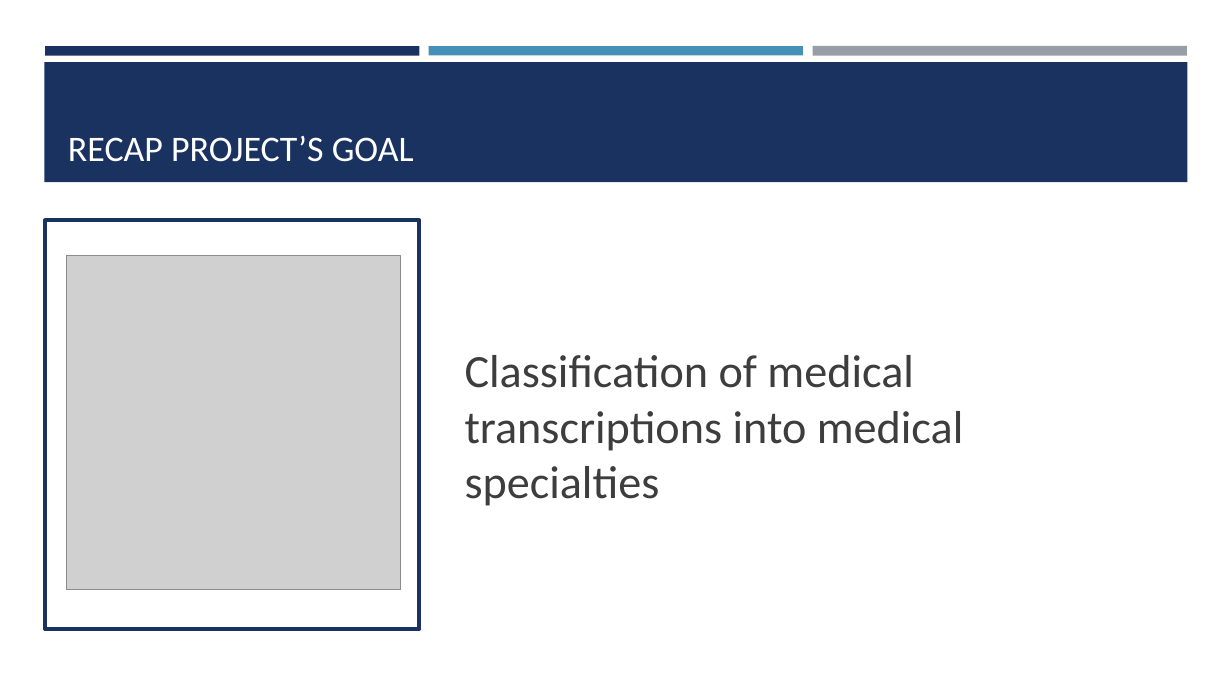
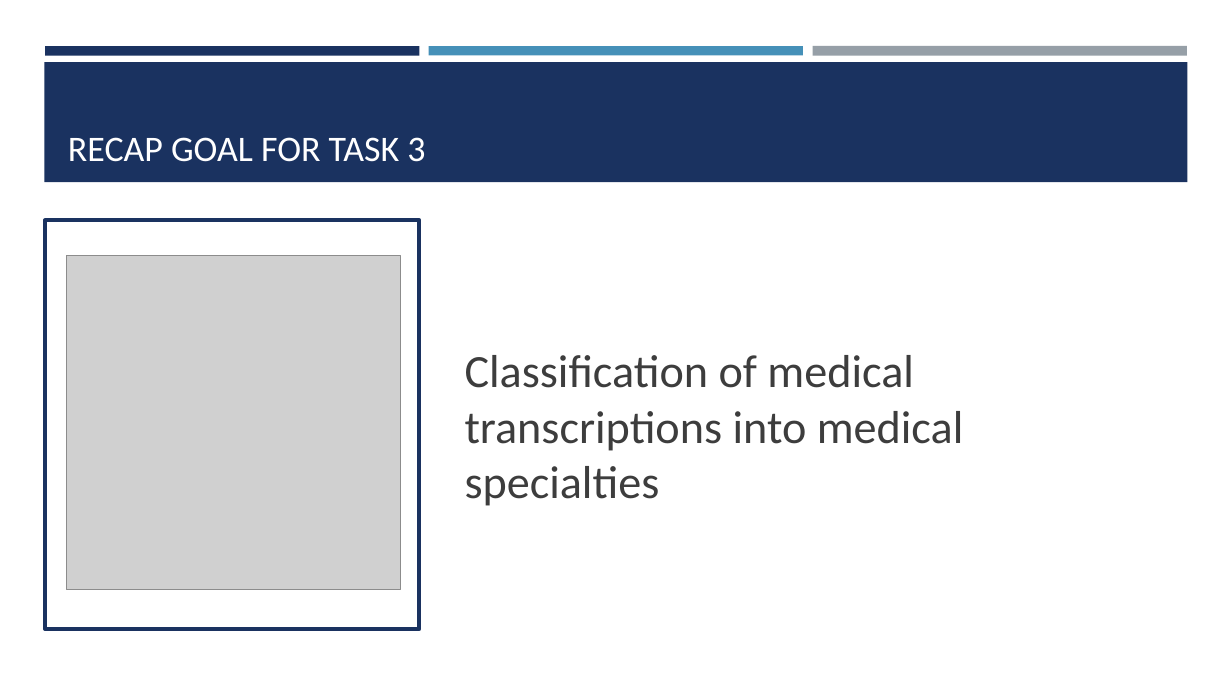
Before and after one commit to josefweibel/nlp-medical-project, a slide deck: slide 4 of presentations/Final Presentation.pptx (slide 3 before the commit). Drawn at 1232x693 pixels with LibreOffice and Linux fonts; fonts in the diff are those of the drawing; grey boxes stand for pictures. Boxes give left, top, right and bottom in pixels: in the first picture for what was removed or moved away, otherwise in the second. Text is boxed around its words. In the diff, an @@ line names an element or a change of style, - is before the commit and + after.

```diff
--- a/presentations/Final Presentation.pptx
+++ b/presentations/Final Presentation.pptx
@@ title at <box>68,137,425,162</box>: text changed @@
-RECAP PROJECT’S GOAL
+RECAP GOAL FOR TASK 3
```
Also in this commit, not shown: 14 other slides changed, 14 slides added, 1 slide removed, 2 other files.
